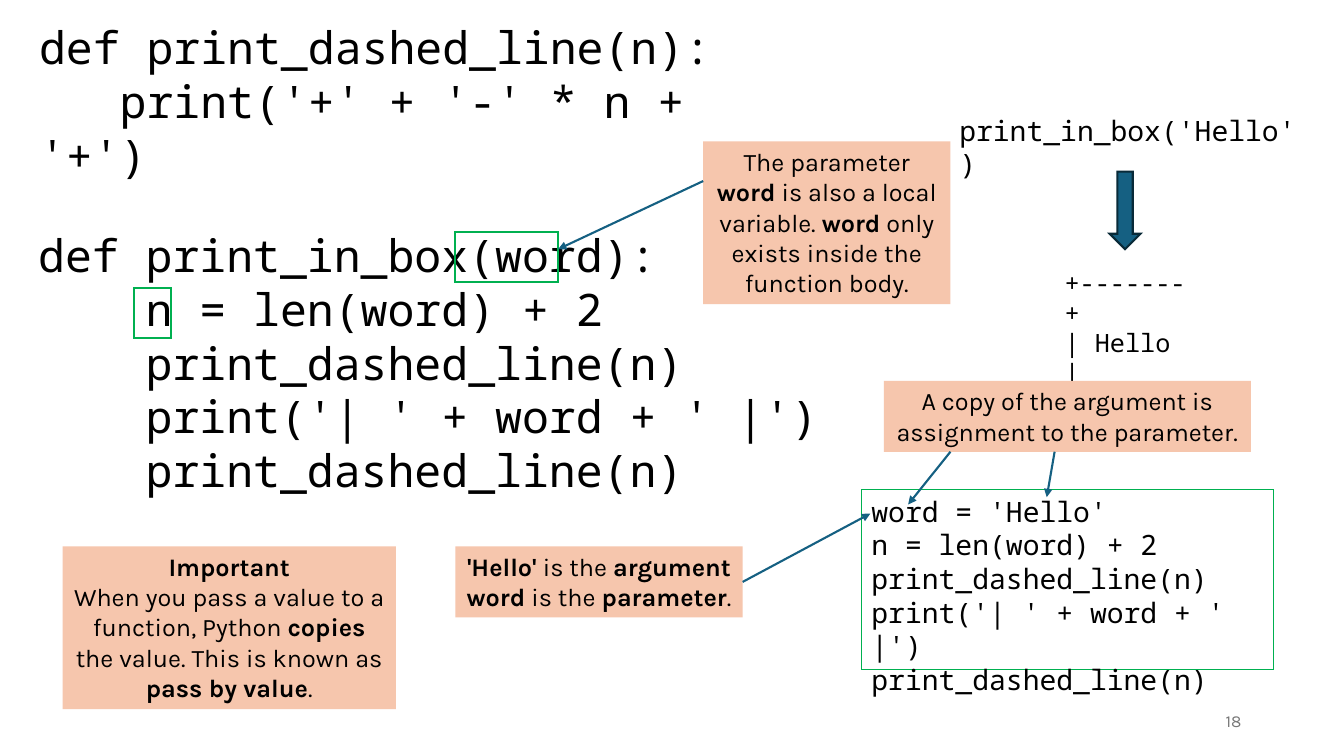
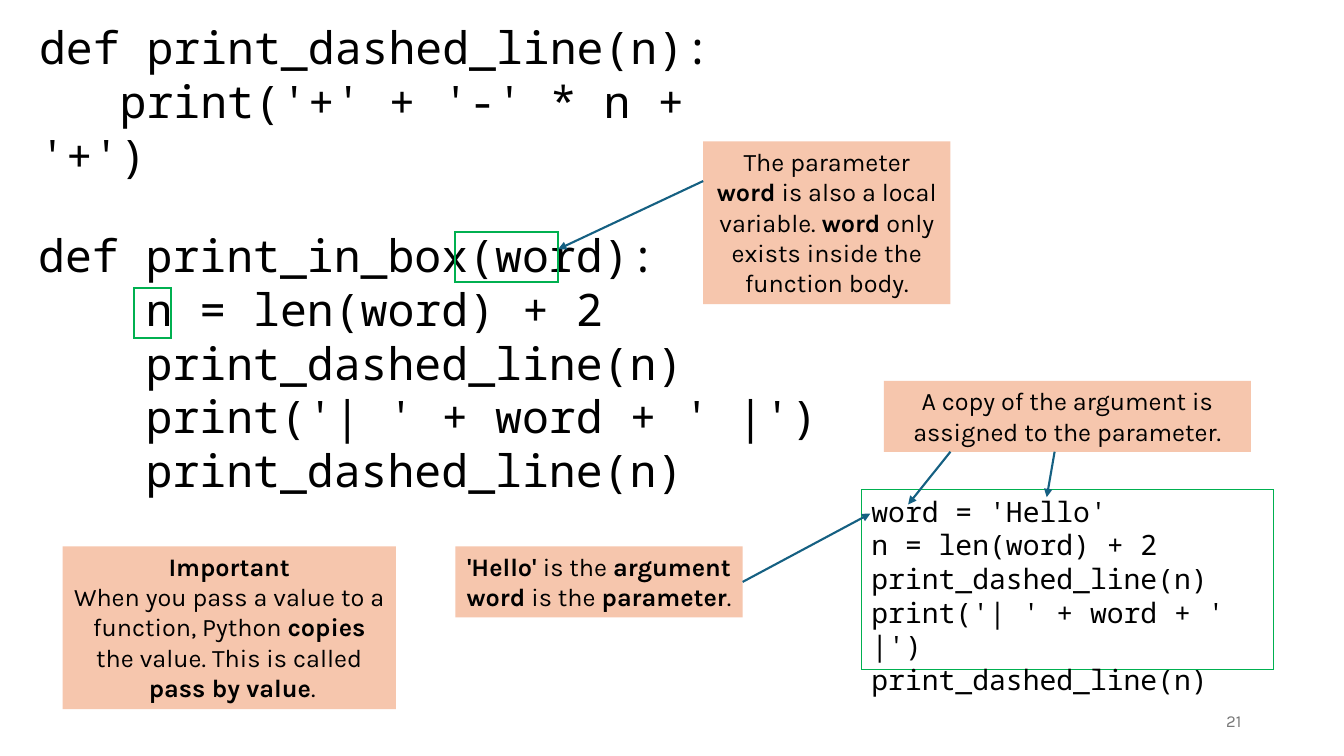
Before and after one commit to tjd1234/cmpt120fall2024, a slide deck: slide 21 of lecture_notes/chapter3/chapter3.pptx (slide 18 before the commit). Drawn at 1344x756 pixels with LibreOffice and Linux fonts; fonts in the diff are those of the drawing. Boxes give left, top, right and bottom in pixels: in the first picture for what was removed or moved away, otherwise in the second. Text is boxed around its words. In the diff, an @@ line names an element or a change of style, - is before the commit and + after.

```diff
--- a/lecture_notes/chapter3/chapter3.pptx
+++ b/lecture_notes/chapter3/chapter3.pptx
@@ text removed at (x1=959, y1=119, x2=1295, y2=148) @@
-print_in_box('Hello')
@@ down arrow removed at (x1=1110, y1=171, x2=1141, y2=249) @@
@@ text removed at (x1=1095, y1=333, x2=1171, y2=353) @@
-+-------+
-| Hello |
-+-------+
@@ text in rectangle at (x1=913, y1=392, x2=1221, y2=447): text changed @@
-A copy of the argument is assignment to the parameter.
+A copy of the argument is assigned to the parameter.
@@ text in rectangle at (x1=74, y1=559, x2=384, y2=703): text changed @@
-Important
-When you pass a value to a function, Python copies the value. This is known as pass by value.
+Important
+When you pass a value to a function, Python copies the value. This is called
+pass by value.
@@ page number at (x1=1226, y1=716, x2=1241, y2=727): text changed @@
-18
+21
```
Also in this commit, not shown: 9 other slides changed, 12 slides added, 1 other file.
